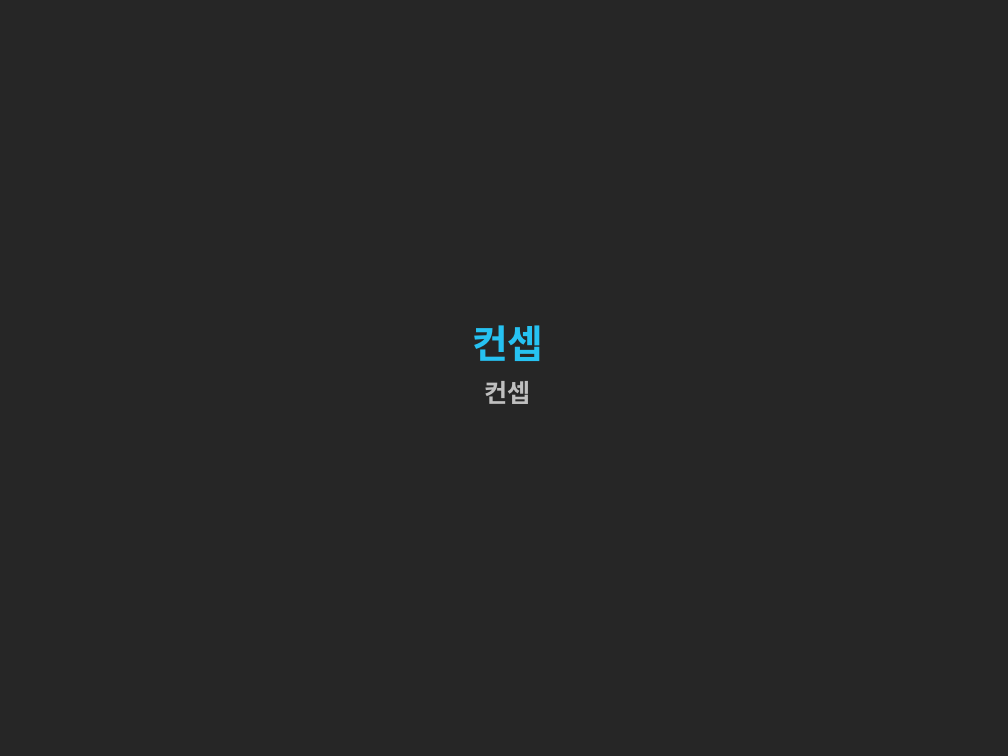
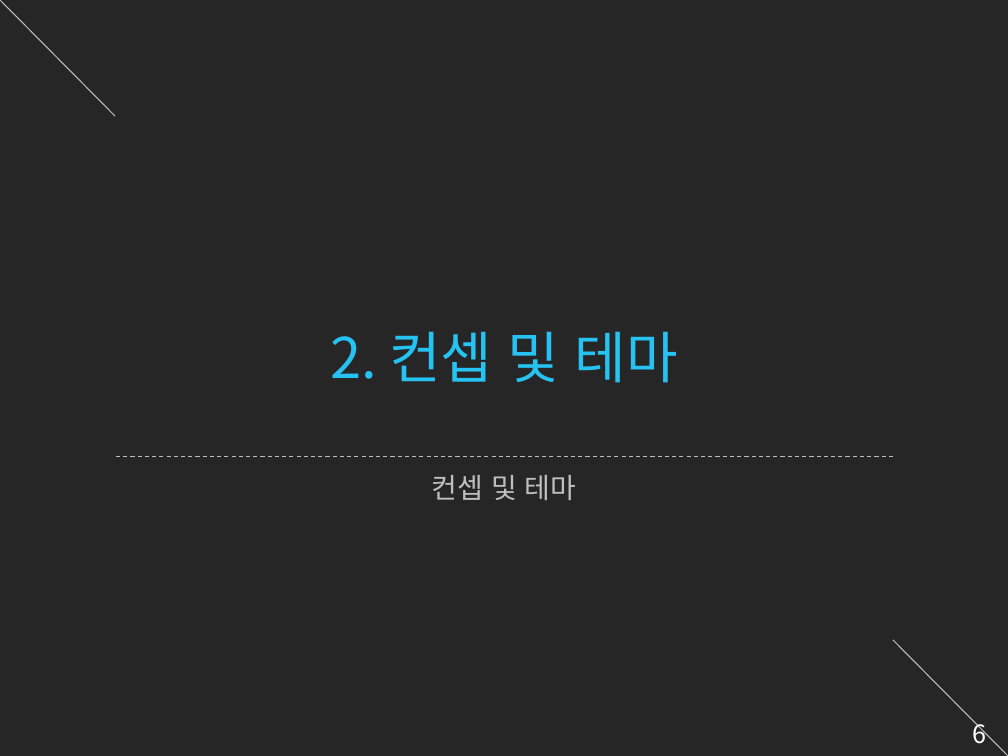
Before and after one commit to starlight97/Subingo, a slide deck: slide 6 of GDD/컨셉/컨셉.pptx (slide 2 before the commit). Drawn at 1008x756 pixels with LibreOffice and Linux fonts; fonts in the diff are those of the drawing. Boxes give left, top, right and bottom in pixels: in the first picture for what was removed or moved away, otherwise in the second. Text is boxed around its words. In the diff, an @@ line names an element or a change of style, - is before the commit and + after.

```diff
--- a/GDD/컨셉/컨셉.pptx
+++ b/GDD/컨셉/컨셉.pptx
@@ line added from (0, 0) to (115, 116), #BFBFBF 0.75 pt @@
@@ text removed at (x1=472, y1=325, x2=544, y2=361) @@
-컨셉
@@ title added at (x1=330, y1=331, x2=678, y2=383), 40 pt, text #26C2F2 @@
+2. 컨셉 및 테마
@@ line added from (893, 457) to (115, 457), #BFBFBF 0.75 pt dashed @@
@@ text at (x1=432, y1=475, x2=577, y2=500): text changed; size 18 to 20 pt; bold off @@
-컨셉
+컨셉 및 테마
@@ line added from (893, 640) to (1008, 756), #BFBFBF 0.75 pt @@
@@ page number added at (x1=972, y1=719, x2=986, y2=744), 18 pt, text #FFFFFF @@
+6
```
Also in this commit, not shown: 1 other slide changed, 7 slides added, 3 slides removed, 1 other file.
